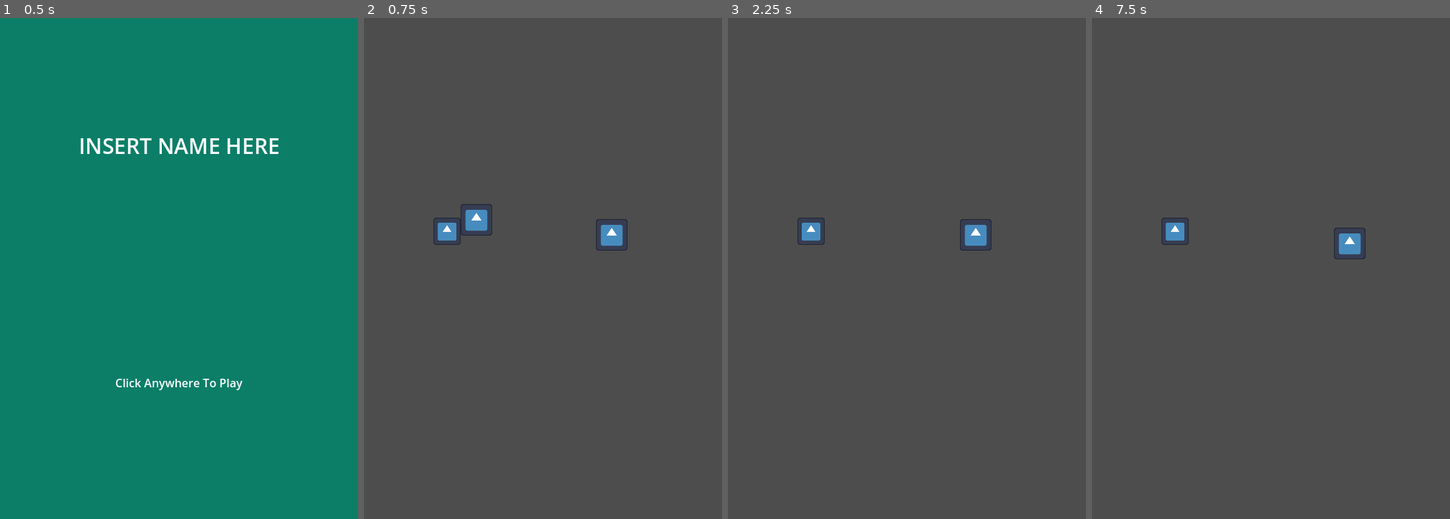
Above: before the commit, frames 1-4 (left to right).
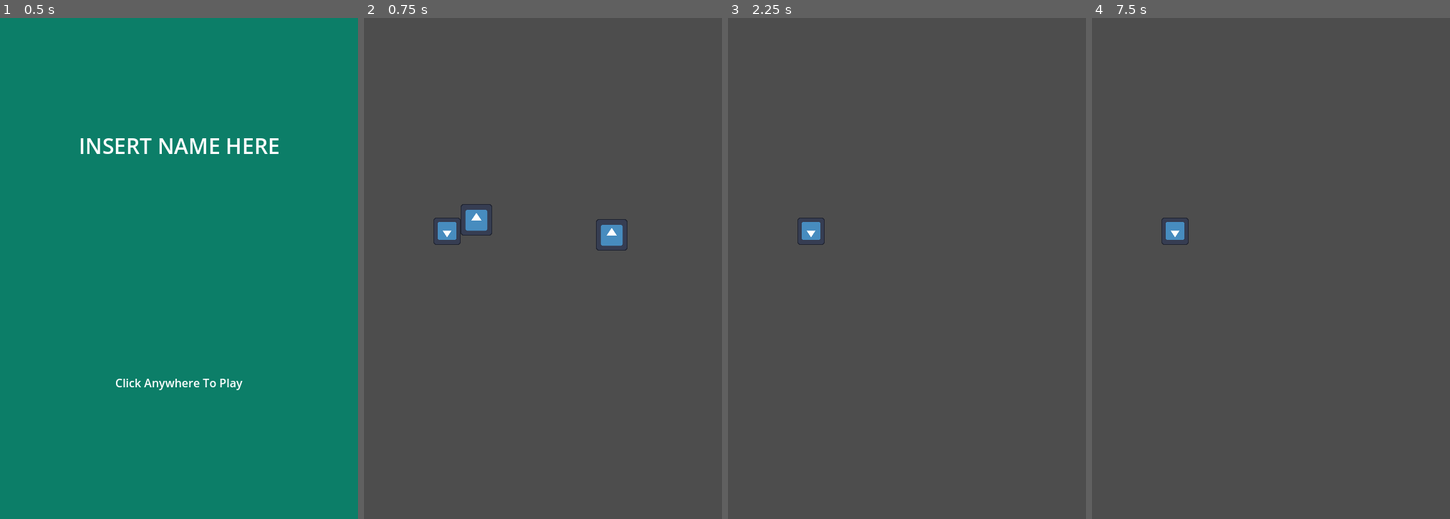
Above: after the commit, the same moments.

Repository: Chet-afk/tower-def
Game: Godot game, scene res://main.tscn
The game is run twice, just before and just after one commit, with the same random seed, the same clock (stepped at 60 frames per second) and the same inputs. The engine's default icon, where the game draws it, is replaced by a stand-in: a white triangle on a blue panel in a dark square.
Inputs (mouse positions are in pixels of both pictures, inside the frame that each line leads up to):
- Up to frame 1 (0.5 s): no input
- Up to frame 2 (0.75 s): click (543, 268) at 0.5 s
- Up to frame 3 (2.25 s): tap Enter at 1.25 s; move the mouse to (838, 218) at 1.27 s; press the mouse at (838, 218) at 1.28 s; tap Space at 2 s; move the mouse to (975, 233) at 2.02 s; release the mouse at (975, 233) at 2.03 s; click (975, 233) at 2.1 s
- Up to frame 4 (7.5 s): tap Enter at 2.75, 4.25 s; move the mouse to (1306, 158) at 2.77 s; press the mouse at (1306, 158) at 2.78 s; tap Space at 3.5, 5 s; move the mouse to (1253, 368) at 3.52 s; release the mouse at (1253, 368) at 3.53 s; click (1253, 368) at 3.6 s; move the mouse to (1378, 343) at 4.27 s; press the mouse at (1378, 343) at 4.28 s; move the mouse to (1163, 193) at 5.02 s; release the mouse at (1163, 193) at 5.03 s; click (1163, 193) at 5.1 s; move the mouse to (1288, 268) at 5.77 s; press the mouse at (1288, 268) at 5.78 s; move the mouse to (1217, 143) at 6.52 s; release the mouse at (1217, 143) at 6.53 s; click (1217, 143) at 6.6 s; move the mouse to (1349, 243) at 7.27 s; press the mouse at (1349, 243) at 7.28 s

Frame 1 is identical in both runs. In frame 2, less than 0.1% of the frame differs, in the area x 20-26%, y 40-45%; in frame 3, 0.4%, in the area x 20-74%, y 40-47%; in frame 4, 0.4%.

Commit message:
Added functionality to snap units to place

Diff:
--- a/tower_def/Units/placement.tscn
+++ b/tower_def/Units/placement.tscn
@@ -10,11 +10,12 @@
 script = ExtResource("1_45clc")
 
 [node name="Sprite" type="Sprite2D" parent="."]
+rotation = 3.14159
 scale = Vector2(0.3, 0.3)
 texture = ExtResource("2_1awry")
 
-[node name="Area2D" type="Area2D" parent="."]
+[node name="PlaceDetect" type="Area2D" parent="." groups=["placers"]]
 
-[node name="CollisionShape2D" type="CollisionShape2D" parent="Area2D"]
+[node name="CollisionShape2D" type="CollisionShape2D" parent="PlaceDetect"]
 position = Vector2(0, -0.1875)
 shape = SubResource("RectangleShape2D_1kj7s")
--- a/tower_def/Units/unit.gd
+++ b/tower_def/Units/unit.gd
@@ -1,13 +1,16 @@
 extends Node2D
 class_name base_unit
 
-# Functionality
-var prev_position: Vector2
+# Movement Related
+var prev_position = null
 var being_held: bool = false
 var clickable: bool = false
-var active: bool = false
+var in_placeable_area: bool = false
+var snappable_area
+
 
 # Statistics
+var active: bool = false
 var atk_speed: float
 var atk: int
 var range: float
@@ -27,10 +30,18 @@
 		self.set_global_position(get_viewport().get_mouse_position())
 
 	if Input.is_action_just_released("mouse") and being_held:
-		being_held = false
-		active = true
-		# Uncomment this later once prev position is configured
-		#self.set_global_position(prev_position)
+		# Remove the tower if it hasn't been placed before
+		if prev_position == null:
+			queue_free()
+		else:
+			being_held = false
+			active = true
+			# Snap to new area, or to previous one
+			if in_placeable_area:
+				self.set_global_position(snappable_area.get_global_position())
+				prev_position = snappable_area.get_global_position()
+			else:
+				self.set_global_position(prev_position)
 
 
 # Determine if the sprite should be clickable or not based off cursor
@@ -39,6 +50,13 @@
 func _on_snap_position_mouse_exited():
 	clickable = false
 
-# Setters
-func set_prev_pos(position:Vector2):
-	pass
+# Check to see if unit is in snappable area
+func _on_snap_position_area_entered(area):
+	# Placers group is in the placement node
+	if area.is_in_group("placers"):
+		snappable_area = area
+		in_placeable_area = true
+
+func _on_snap_position_area_exited(area):
+	if area.is_in_group("placers"):
+		in_placeable_area = false
--- a/tower_def/Units/unit.tscn
+++ b/tower_def/Units/unit.tscn
@@ -26,5 +26,7 @@
 [node name="SnapZone" type="CollisionShape2D" parent="SnapPosition"]
 shape = SubResource("CircleShape2D_m8ja7")
 
+[connection signal="area_entered" from="SnapPosition" to="." method="_on_snap_position_area_entered"]
+[connection signal="area_exited" from="SnapPosition" to="." method="_on_snap_position_area_exited"]
 [connection signal="mouse_entered" from="SnapPosition" to="." method="_on_snap_position_mouse_entered"]
 [connection signal="mouse_exited" from="SnapPosition" to="." method="_on_snap_position_mouse_exited"]
